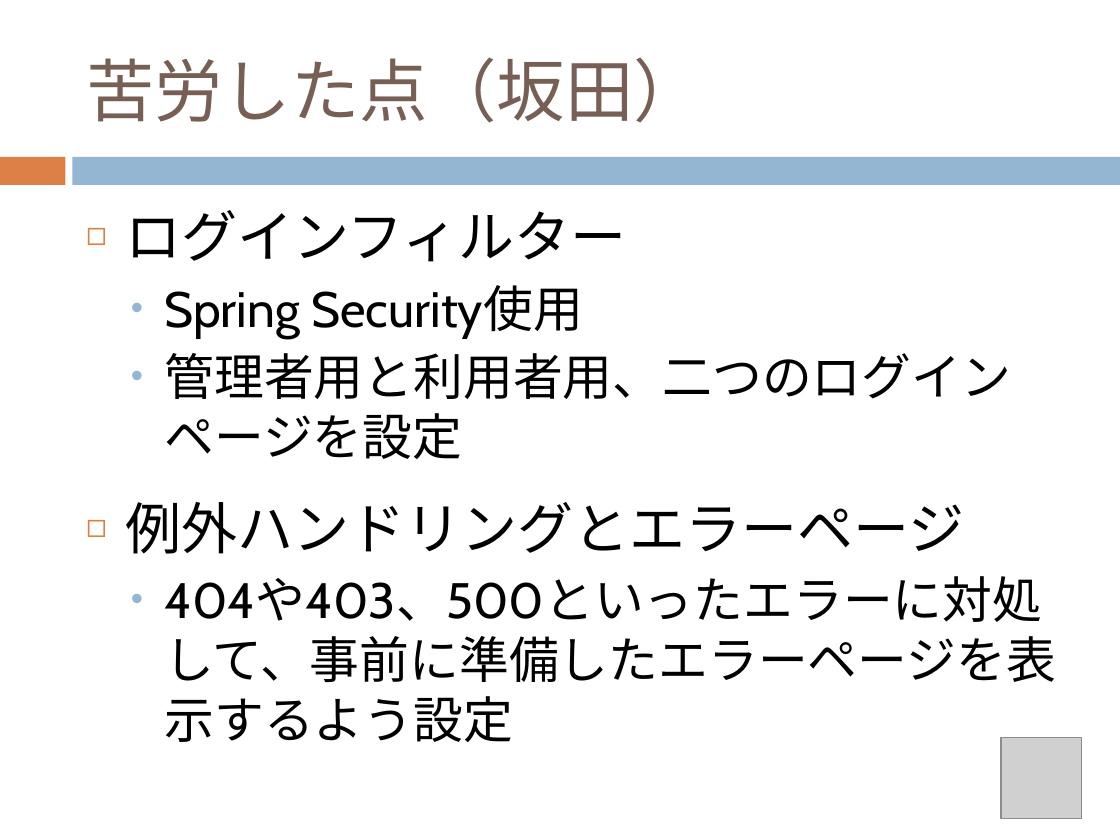
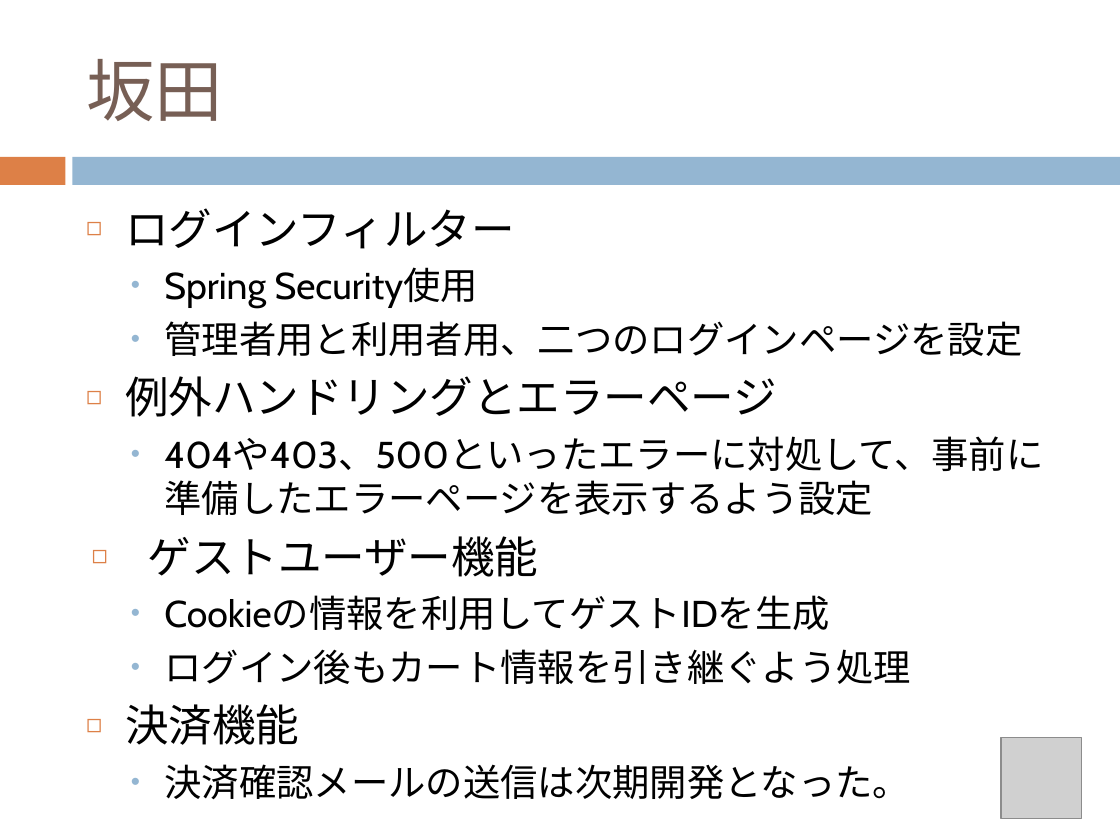
Before and after one commit to chocomegane/springC, a slide deck: slide 15 of document/ECサイト.pptx (slide 14 before the commit). Drawn at 1120x840 pixels with LibreOffice and Linux fonts; fonts in the diff are those of the drawing; grey boxes stand for pictures. Boxes give left, top, right and bottom in pixels: in the first picture for what was removed or moved away, otherwise in the second. Text is boxed around its words. In the diff, an @@ line names an element or a change of style, - is before the commit and + after.

```diff
--- a/document/ECサイト.pptx
+++ b/document/ECサイト.pptx
@@ title at (86, 59, 223, 121): text changed @@
-苦労した点（坂田）
+坂田
@@ text at (125, 208, 1043, 515): size 36 to 28 pt in "ログインフィルター", "例外ハンドリングとエラーページ"; size 32 to 24 pt in "Spring Security使用", "管理者用と利用者用、二つのログインページを設定", "404や403、500といったエラーに対処して、事前に準備したエラーページを表示するよう設定"; less space between paragraphs @@
@@ text at (125, 536, 911, 799): paragraphs added @@
+◻ ゲストユーザー機能
+  • Cookieの情報を利用してゲストIDを生成
+  • ログイン後もカート情報を引き継ぐよう処理
+◻ 決済機能
+  • 決済確認メールの送信は次期開発となった。
```
Also in this commit, not shown: 9 other slides changed, 1 slide added, 1 slide removed, 6 other files.
